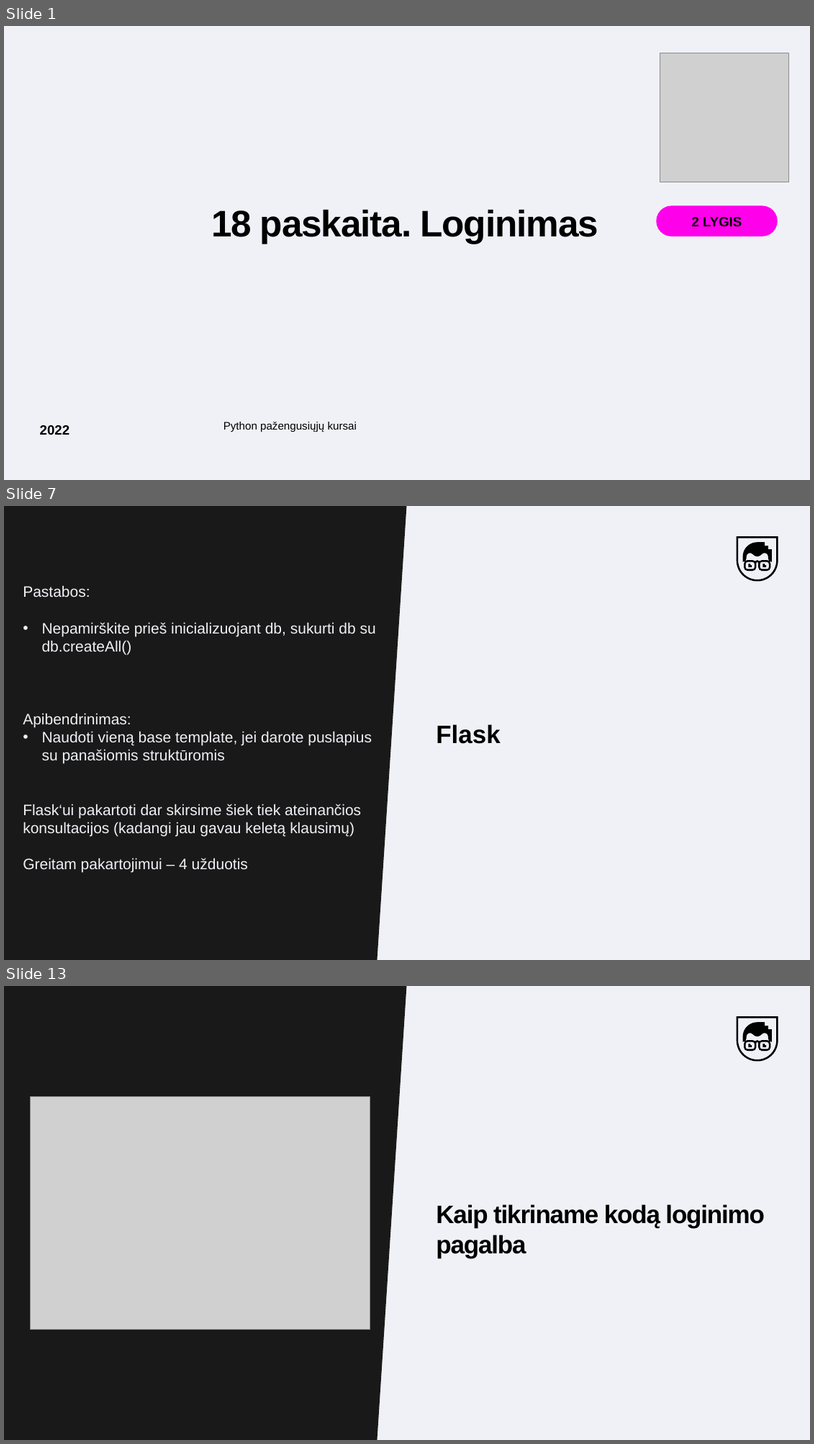
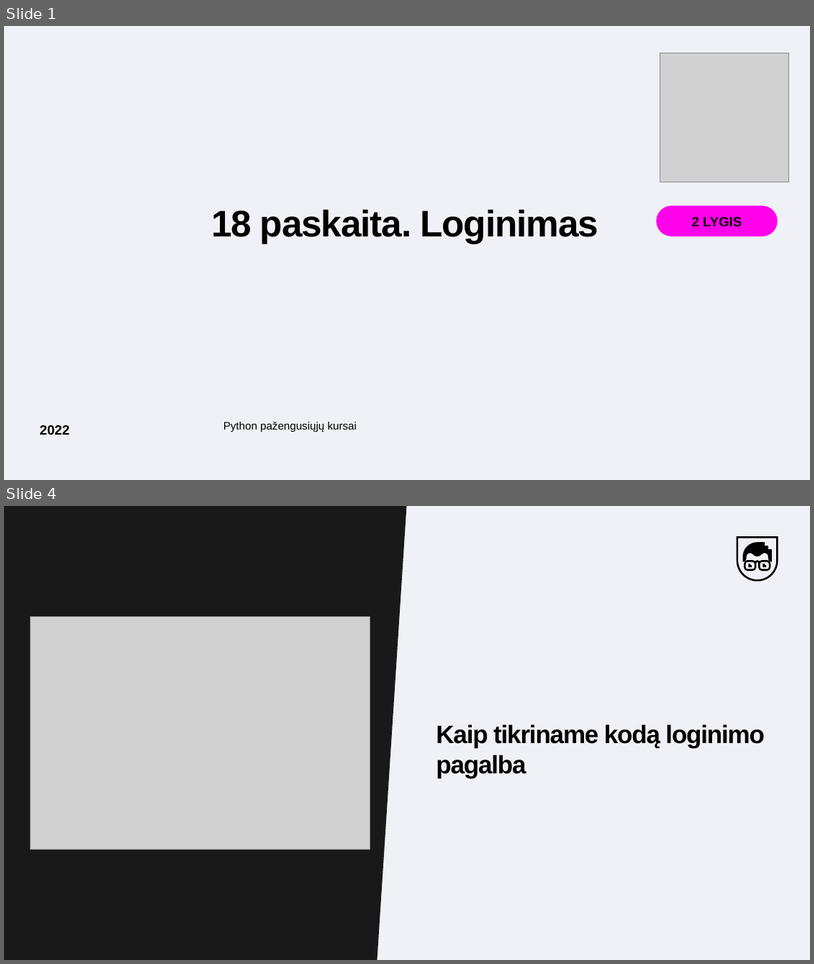
Before and after one commit to MantsSk/CA_Python, a slide deck: Skaidres-Medziaga/18_paskaita_Logginimas.pptx. Shown one above the other, each under a label of ours: slides 1, 7 and 13 before the commit, slides 1 and 4 after it; the slides between them are not shown. The pictures are 814x1444 and 814x964 pixels, drawn with LibreOffice and Linux fonts; fonts in the diff are those of the drawing; grey boxes stand for pictures; background and template pictures are left out. Boxes give left, top, right and bottom in pixels: in the first picture for what was removed or moved away, otherwise in the second. Text is boxed around its words. In the diff, an @@ line names an element or a change of style, - is before the commit and + after.

```diff
--- a/Skaidres-Medziaga/18_paskaita_Logginimas.pptx
+++ b/Skaidres-Medziaga/18_paskaita_Logginimas.pptx
@@ slide 7 removed at <box>4,506,810,960</box>, background #F0F1F6; not listed: 5 template elements that a slide beside it also shows @@
@@ text removed at <box>23,585,376,872</box> @@
-Pastabos:
-• Nepamirškite prieš inicializuojant db, sukurti db su db.createAll()
-Apibendrinimas:
-• Naudoti vieną base template, jei darote puslapius su panašiomis struktūromis
-Flask‘ui pakartoti dar skirsime šiek tiek ateinančios konsultacijos (kadangi jau gavau keletą klausimų)
-Greitam pakartojimui – 4 užduotis
@@ text removed at <box>436,724,500,744</box> @@
-Flask
@@ what was slide 13 is now slide 4 @@
```
Also in this commit, not shown: 8 slides changed, 8 other slides removed, 2 other files.
